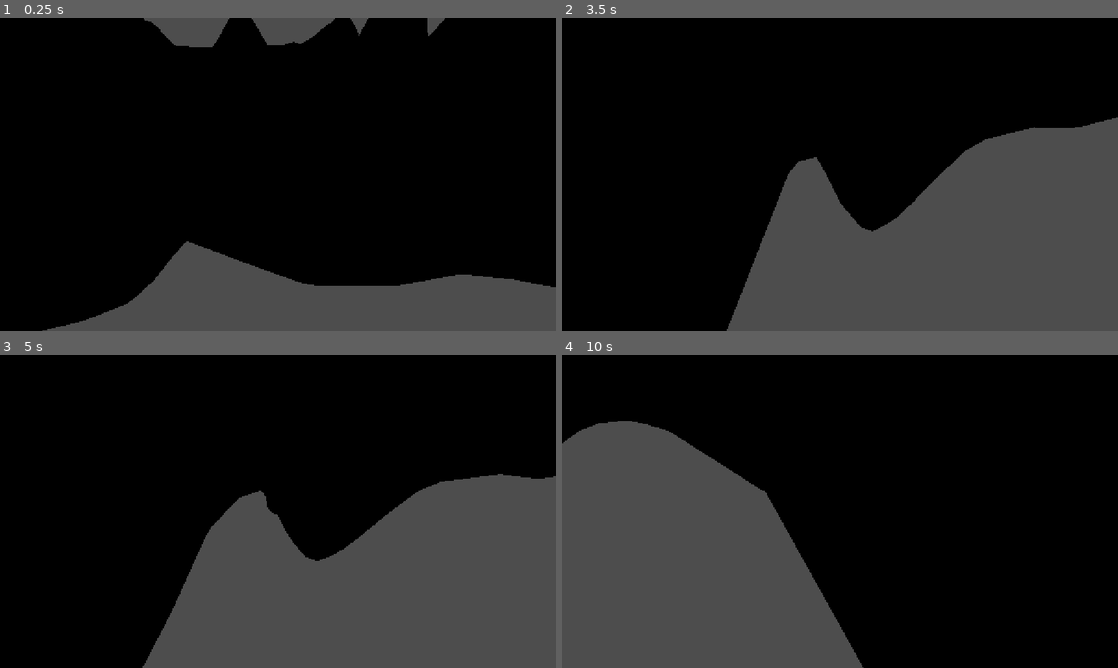
Above: before the commit, frames 1-4 (two rows, left to right).
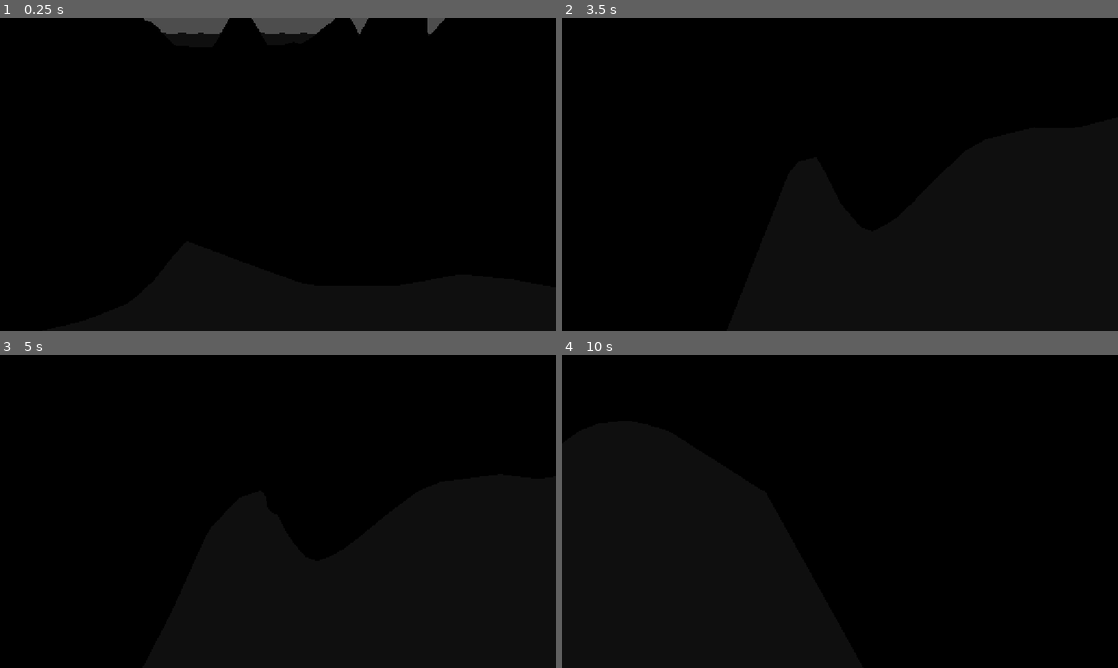
Above: after the commit, the same moments.

Repository: hunterbastian/yama
Game: Godot game, scene res://scenes/main.tscn
The game is run twice, just before and just after one commit, with the same random seed, the same clock (stepped at 60 frames per second) and the same inputs.
Inputs (mouse positions are in pixels of both pictures, inside the frame that each line leads up to):
- Up to frame 1 (0.25 s): no input
- Up to frame 2 (3.5 s): tap Enter at 0.5, 2 s; move the mouse to (867, 174) at 0.52 s; hold Shift (sprint) 0.53-1.28 s; hold W (move_forward) from 0.53 s (still down); tap Space (jump) at 0.77, 1.25, 1.52, 2.75, 3.02 s; move the mouse to (812, 174) at 1.27 s; tap Shift (sprint) at 1.35, 2.85 s; move the mouse to (851, 168) at 2.02 s; hold Shift (sprint) 2.03-2.78 s; move the mouse to (834, 180) at 2.77 s
- Up to frame 3 (5 s): keep holding W (move_forward); move the mouse to (316, 514) at 3.52 s; hold Shift (sprint) 3.53-4.28 s; tap Space (jump) at 3.77, 4.52 s; move the mouse to (233, 508) at 4.27 s; tap Shift (sprint) at 4.35 s
- Up to frame 4 (10 s): move the mouse to (845, 511) at 5.02 s; hold Shift (sprint) 5.03-5.78 s; tap Enter at 5.75 s; move the mouse to (817, 505) at 5.77 s; release W (move_forward) at 5.78 s; hold D (move_right) 5.78-6.53 s; tap Shift (sprint) at 5.85, 7.35, 8.85 s; tap Space (jump) at 6.02, 6.5, 6.77, 7.52, 9.02, 9.77 s; move the mouse to (867, 511) at 6.52 s; hold Shift (sprint) 6.53-7.28 s; hold W (move_forward) 6.53-8.78 s; move the mouse to (812, 511) at 7.27 s; move the mouse to (851, 505) at 8.02 s; hold Shift (sprint) 8.03-8.78 s; move the mouse to (834, 517) at 8.77 s; hold A (move_left) 8.78-9.53 s; move the mouse to (878, 514) at 9.52 s; hold W (move_forward) from 9.53 s (still down); hold Shift (sprint) from 9.53 s (still down)

The runs differ from the first frame. In frame 1, 15% of the frame differs, in the area x 7-100%, y 4-100%; in frame 2, 34%; in frame 3, 35%, in the area x 25-100%, y 38-100%; in frame 4, 31%.

Commit message:
feat: animated water plane with depth-based shore blending

Diff:
--- a/scenes/main.tscn
+++ b/scenes/main.tscn
@@ -1,8 +1,9 @@
-[gd_scene load_steps=4 format=3]
+[gd_scene load_steps=5 format=3]
 
 [ext_resource type="Script" path="res://scripts/main.gd" id="1"]
 [ext_resource type="PackedScene" path="res://scenes/terrain.tscn" id="2"]
 [ext_resource type="PackedScene" path="res://scenes/player.tscn" id="3"]
+[ext_resource type="PackedScene" path="res://scenes/water.tscn" id="4"]
 
 [node name="Main" type="Node3D"]
 script = ExtResource("1")
@@ -11,3 +12,5 @@
 
 [node name="Player" parent="." instance=ExtResource("3")]
 transform = Transform3D(1, 0, 0, 0, 1, 0, 0, 0, 1, 0, 15, 0)
+
+[node name="Water" parent="." instance=ExtResource("4")]
--- /dev/null
+++ b/scenes/water.tscn
@@ -0,0 +1,21 @@
+[gd_scene load_steps=4 format=3]
+
+[ext_resource type="Shader" path="res://shaders/water.gdshader" id="1"]
+
+[sub_resource type="PlaneMesh" id="PlaneMesh_water"]
+size = Vector2(300, 300)
+subdivide_width = 64
+subdivide_depth = 64
+
+[sub_resource type="ShaderMaterial" id="ShaderMaterial_water"]
+render_priority = -1
+shader = ExtResource("1")
+shader_parameter/water_color = Color(0.66, 0.85, 0.92, 0.8)
+shader_parameter/deep_color = Color(0.35, 0.55, 0.7, 0.95)
+shader_parameter/wave_speed = 0.4
+shader_parameter/wave_height = 0.15
+
+[node name="Water" type="MeshInstance3D"]
+transform = Transform3D(1, 0, 0, 0, 1, 0, 0, 0, 1, 0, -0.2, 0)
+material_override = SubResource("ShaderMaterial_water")
+mesh = SubResource("PlaneMesh_water")
--- /dev/null
+++ b/shaders/water.gdshader
@@ -0,0 +1,33 @@
+shader_type spatial;
+render_mode blend_mix, depth_draw_opaque, cull_back;
+
+uniform vec4 water_color : source_color = vec4(0.66, 0.85, 0.92, 0.8);
+uniform vec4 deep_color : source_color = vec4(0.35, 0.55, 0.70, 0.95);
+uniform sampler2D depth_texture : hint_depth_texture;
+uniform float wave_speed : hint_range(0.0, 2.0) = 0.4;
+uniform float wave_height : hint_range(0.0, 1.0) = 0.15;
+
+void vertex() {
+	float wave = sin(VERTEX.x * 0.5 + TIME * wave_speed) * cos(VERTEX.z * 0.3 + TIME * wave_speed * 0.7);
+	VERTEX.y += wave * wave_height;
+	float eps = 0.5;
+	float hL = sin((VERTEX.x - eps) * 0.5 + TIME * wave_speed) * cos(VERTEX.z * 0.3 + TIME * wave_speed * 0.7) * wave_height;
+	float hR = sin((VERTEX.x + eps) * 0.5 + TIME * wave_speed) * cos(VERTEX.z * 0.3 + TIME * wave_speed * 0.7) * wave_height;
+	float hD = sin(VERTEX.x * 0.5 + TIME * wave_speed) * cos((VERTEX.z - eps) * 0.3 + TIME * wave_speed * 0.7) * wave_height;
+	float hU = sin(VERTEX.x * 0.5 + TIME * wave_speed) * cos((VERTEX.z + eps) * 0.3 + TIME * wave_speed * 0.7) * wave_height;
+	NORMAL = normalize(vec3(hL - hR, 2.0 * eps, hD - hU));
+}
+
+void fragment() {
+	// Shore blending via depth buffer
+	float depth_raw = texture(depth_texture, SCREEN_UV).r;
+	vec4 ndc = vec4(SCREEN_UV * 2.0 - 1.0, depth_raw, 1.0);
+	vec4 view_pos = INV_PROJECTION_MATRIX * ndc;
+	view_pos.xyz /= view_pos.w;
+	float water_depth = clamp((VERTEX.z - view_pos.z) * 0.15, 0.0, 1.0);
+	ALBEDO = mix(water_color.rgb, deep_color.rgb, water_depth);
+	ALPHA = mix(water_color.a, deep_color.a, water_depth);
+	METALLIC = 0.1;
+	ROUGHNESS = 0.05;
+	SPECULAR = 0.8;
+}
